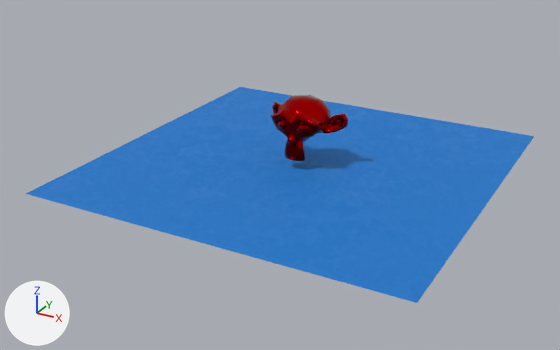
A saved change to the glTF model ssrPBRMesh.glb.
Camera for both pictures: a 50 mm camera at (10.66, -20.88, 9.82) aimed at (-0.24, -1.06, -0.09). The axes (+X, +Y, +Z) are drawn at lower left. The lights are the same throughout. Where no turn or scale is listed for an object, it has been applied to the vertices.

Names of what the first picture shows: '平面', '猴头'.
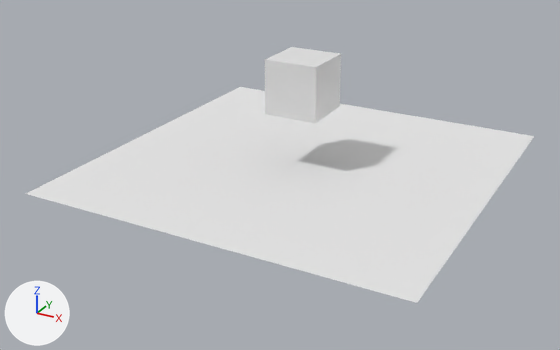
The newer file is also rescaled (x1.141) as a whole; pictures and numbers use the older file's frame.

Pixel boxes (x1, y1, x2, y2) of what changed, in the pictures (560 x 350 px):
'平面', recoloured (blue to white)
    both: (26, 87, 534, 303)
'Cube', added
    after: (265, 47, 341, 123)
'猴头', deleted (red)
    before: (270, 95, 348, 161)

The change in detail:
Picture 'roughnessTexture' (img_roughnesstexture) is new.
Material 'groundMat' (mat_groundmat) is new.
Uses the picture img_roughnesstexture.
Material 'boxMat' (mat_boxmat) is new.
Its base color is (0.8, 0.8, 0.8) (white #e7e7e7).
me_平面 has 4 vertices, 2 faces and spans x -6.12..6.12, y -6.12..6.12, z 0.0.
me_平面 no longer uses material mat_材质_003.
me_平面 now uses material mat_groundmat.
Mesh me_cube is new.
It is a box spanning x -0.88..0.88, y -0.88..0.88, z -0.88..0.88.
It uses material mat_boxmat (white #e7e7e7).
Object '猴头' (ob_猴头) is deleted.
Object 'Cube' (ob_cube) is new; it shows me_cube.
Its location is (0.0, 0.0, 2.66).
